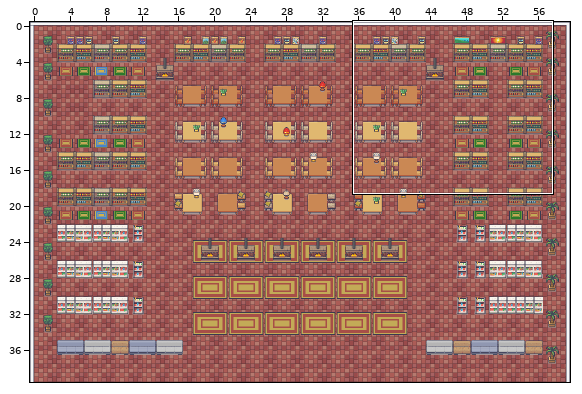
One commit to this Tiled map: assets/library.tmx. The first picture is a wide view before the edit; the outline marks the close-up.
Close-up. Before the commit:
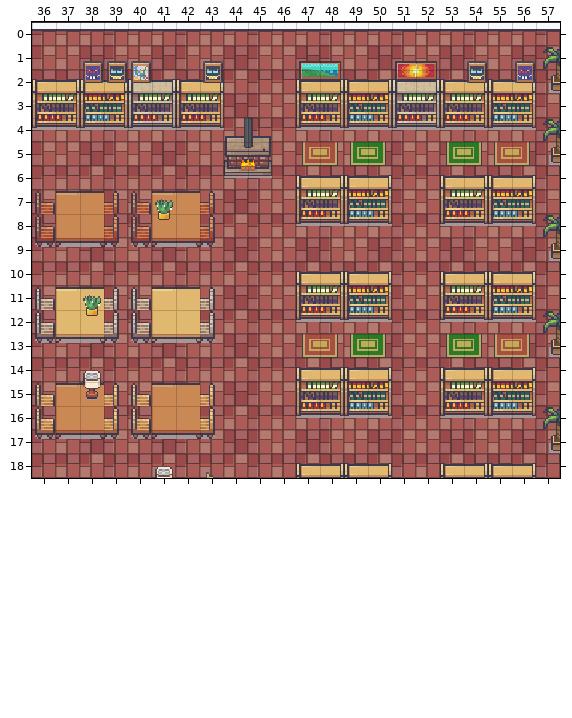
Cells are 16x16 px. Shown: x 36..57, y 0..18. The commit also changed other parts of the map, which this record leaves out.
After:
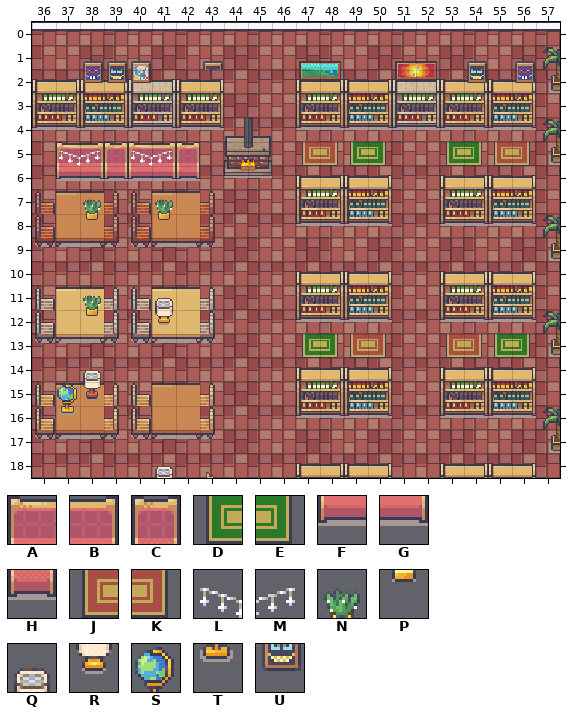
Key: from "Interiors_free_16x16": A 296, B 297, C 298, D 299, E 300, F 312, G 313, H 314, J 331, K 332, L 762, M 763, N 784, P 800, Q 926, R 942, S 1068, T 1084, U 1137.
_ is an empty cell.
Tiles of an added or newly shown layer are drawn over the layers below it.
Edits made:
Layer "圖塊層 2":
y 13: x 47..50 JKDE -> DEJK; x 53..56 DEJK -> JKDE
Layer "圖塊層 3":
y 2: x 43 U -> _
y 5: x 37..42 ______ -> ABCABC
y 6: x 37..42 ______ -> FGHFGH
y 7: x 38 _ -> N
y 8: x 38 _ -> P
y 11: x 41 _ -> Q
y 12: x 41 _ -> R
Layer "圖塊層 4" (added):
y 5: x 37..38 __ -> LM; x 40..41 __ -> LM
y 15: x 37 _ -> S
y 16: x 37 _ -> T
Boxes around the changes in both close-ups, in picture pixels (x1, y1, x2, y2):
removed: (203, 70, 223, 83)
added: (56, 142, 200, 220)
added: (155, 298, 173, 325)
changed: (305, 334, 383, 355)
changed: (449, 334, 527, 355)
added: (57, 383, 77, 415)
